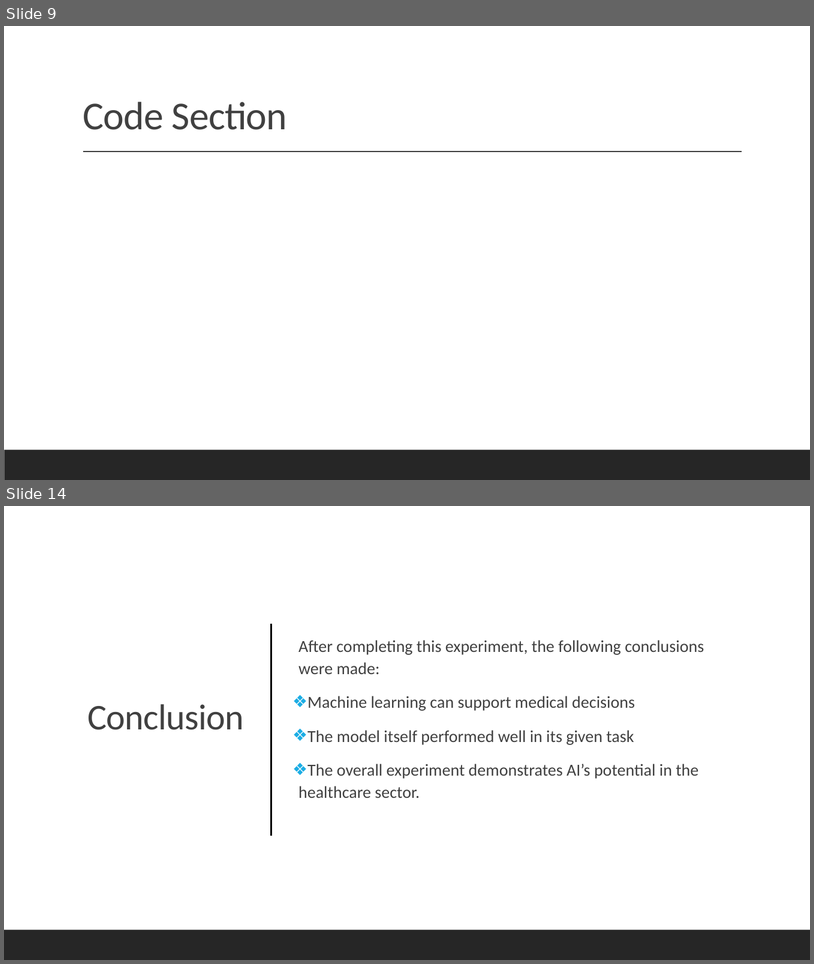
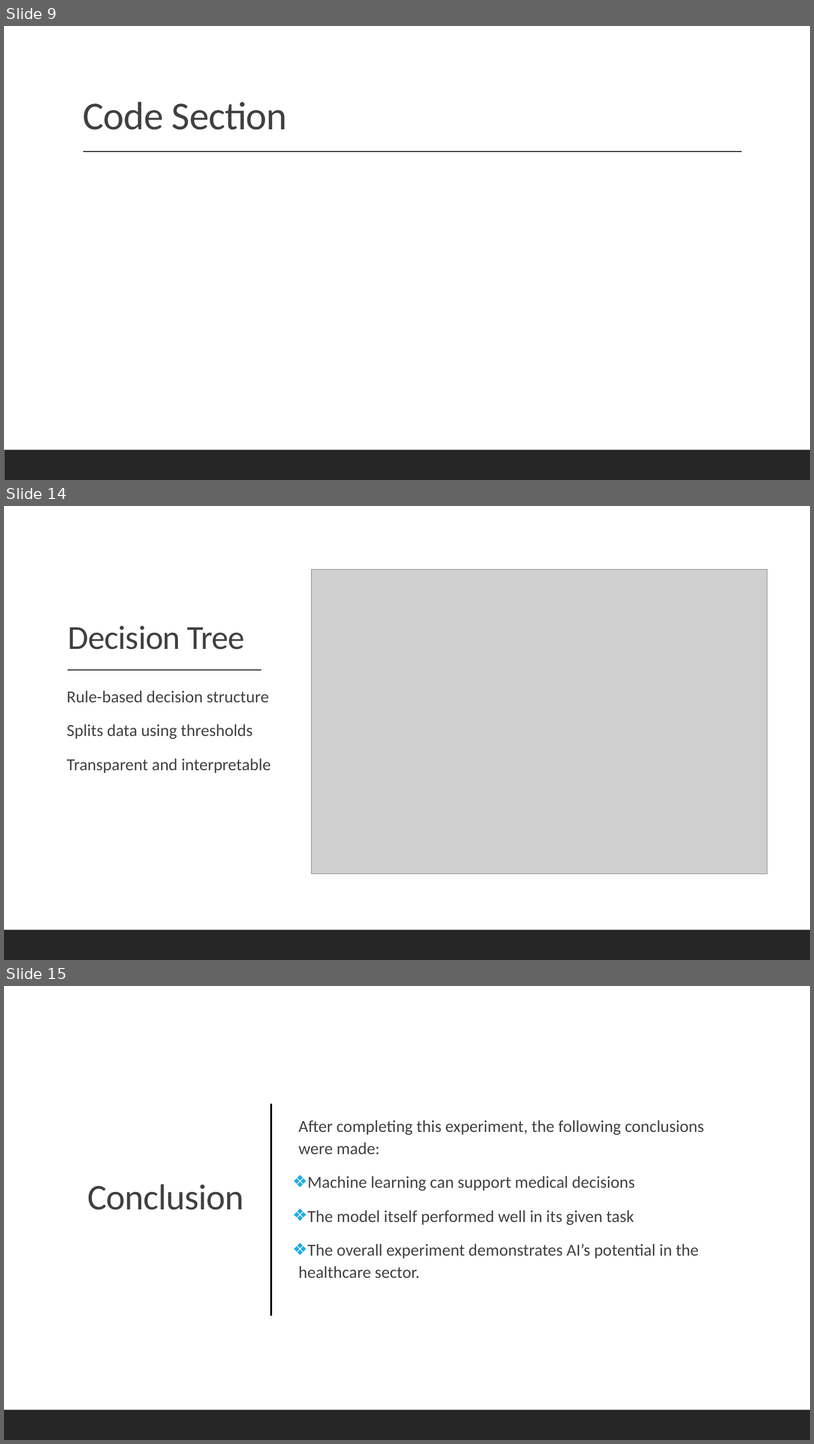
Before and after one commit to Oisin003/Data-Science-and-AI-CA-2, a slide deck: CA2 Walkthrough.pptx. Shown one above the other, each under a label of ours: slides 9 and 14 before the commit, slides 9, 14 and 15 after it; the slides between them are not shown. The pictures are 814x964 and 814x1444 pixels, drawn with LibreOffice and Linux fonts; fonts in the diff are those of the drawing; grey boxes stand for pictures. Boxes give left, top, right and bottom in pixels: in the first picture for what was removed or moved away, otherwise in the second. Text is boxed around its words. In the diff, an @@ line names an element or a change of style, - is before the commit and + after.

```diff
--- a/CA2 Walkthrough.pptx
+++ b/CA2 Walkthrough.pptx
@@ slide 14 added at [4, 506, 810, 960], background #FFFFFF @@
@@ rectangle added at [4, 506, 810, 960], fill #FFFFFF @@
@@ picture added at [312, 570, 768, 874] @@
@@ title added at [68, 625, 245, 649], 40 pt, text #404040 @@
+Decision Tree
@@ line added from (68, 670) to (261, 670), #404040 1 pt @@
@@ text added at [67, 690, 271, 773], 20 pt, text #404040 @@
+  Rule-based decision structure
+  Splits data using thresholds
+  Transparent and interpretable
@@ rectangle added at [4, 930, 810, 960], fill #262626 @@
@@ what was slide 14 is now slide 15 @@
```
Also in this commit, not shown: 4 other slides added, 4 slides removed, 1 other file.
